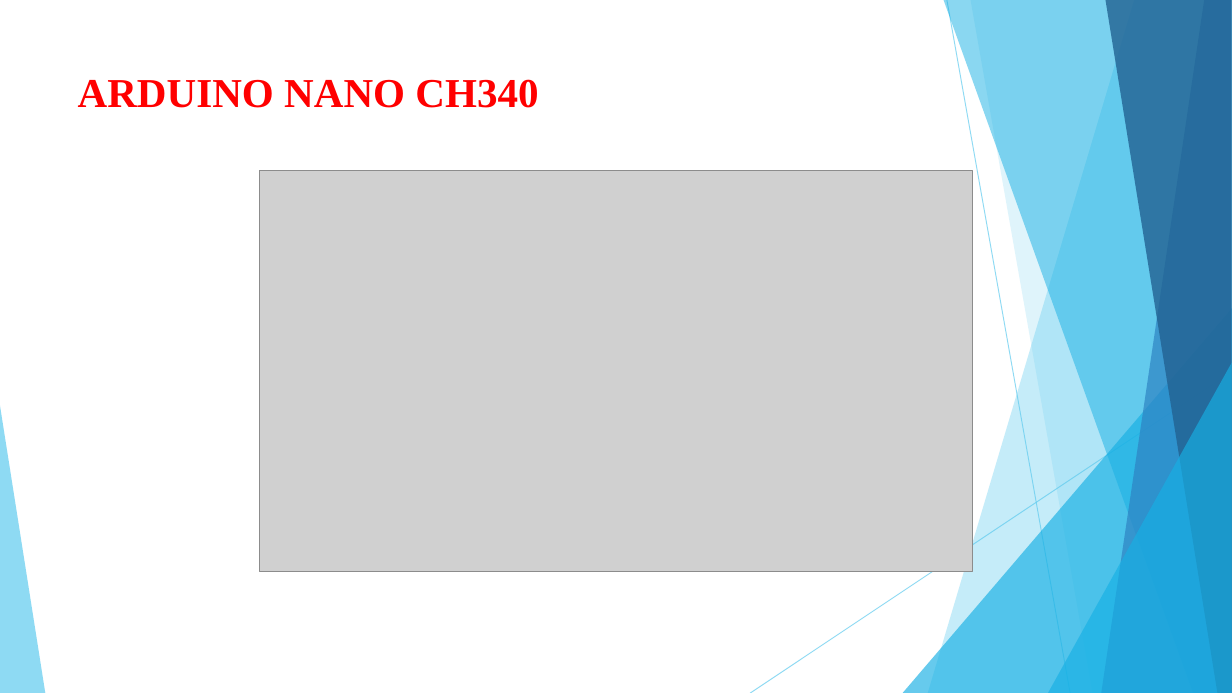
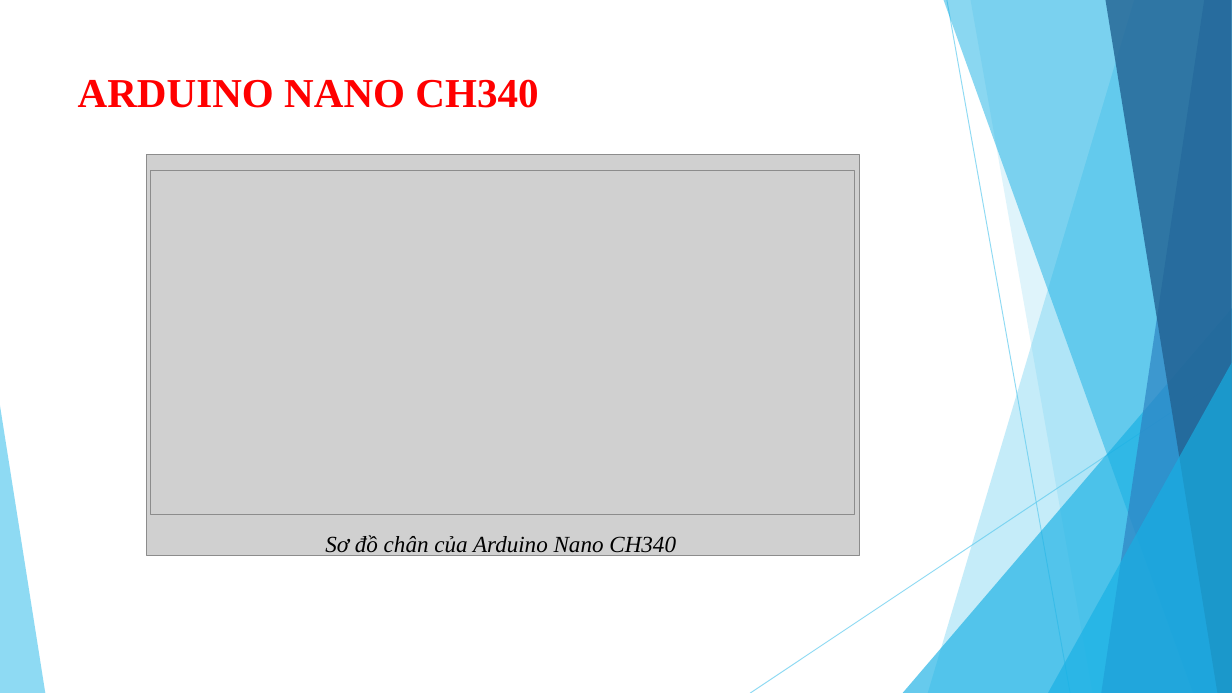
Before and after one commit to DatTwenty3/DCLV, a slide deck: slide 9 of PRESENTATION.pptx. Drawn at 1232x693 pixels with LibreOffice and Linux fonts; fonts in the diff are those of the drawing; grey boxes stand for pictures. Boxes give left, top, right and bottom in pixels: in the first picture for what was removed or moved away, otherwise in the second. Text is boxed around its words. In the diff, an @@ line names an element or a change of style, - is before the commit and + after.

```diff
--- a/PRESENTATION.pptx
+++ b/PRESENTATION.pptx
@@ picture: place and size @@
-picture at [260,171,972,572]
+picture at [146,154,859,555]
@@ picture added at [151,171,855,515] @@
@@ text added at [325,535,676,558], 18 pt, text #000000, italic @@
+Sơ đồ chân của Arduino Nano CH340
```
Also in this commit, not shown: 7 other slides changed.
